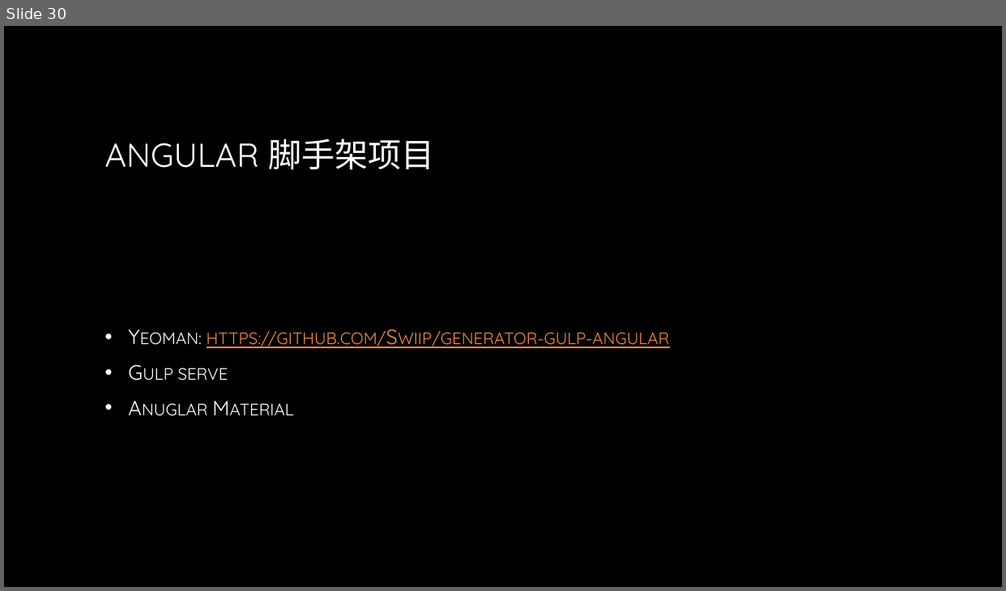
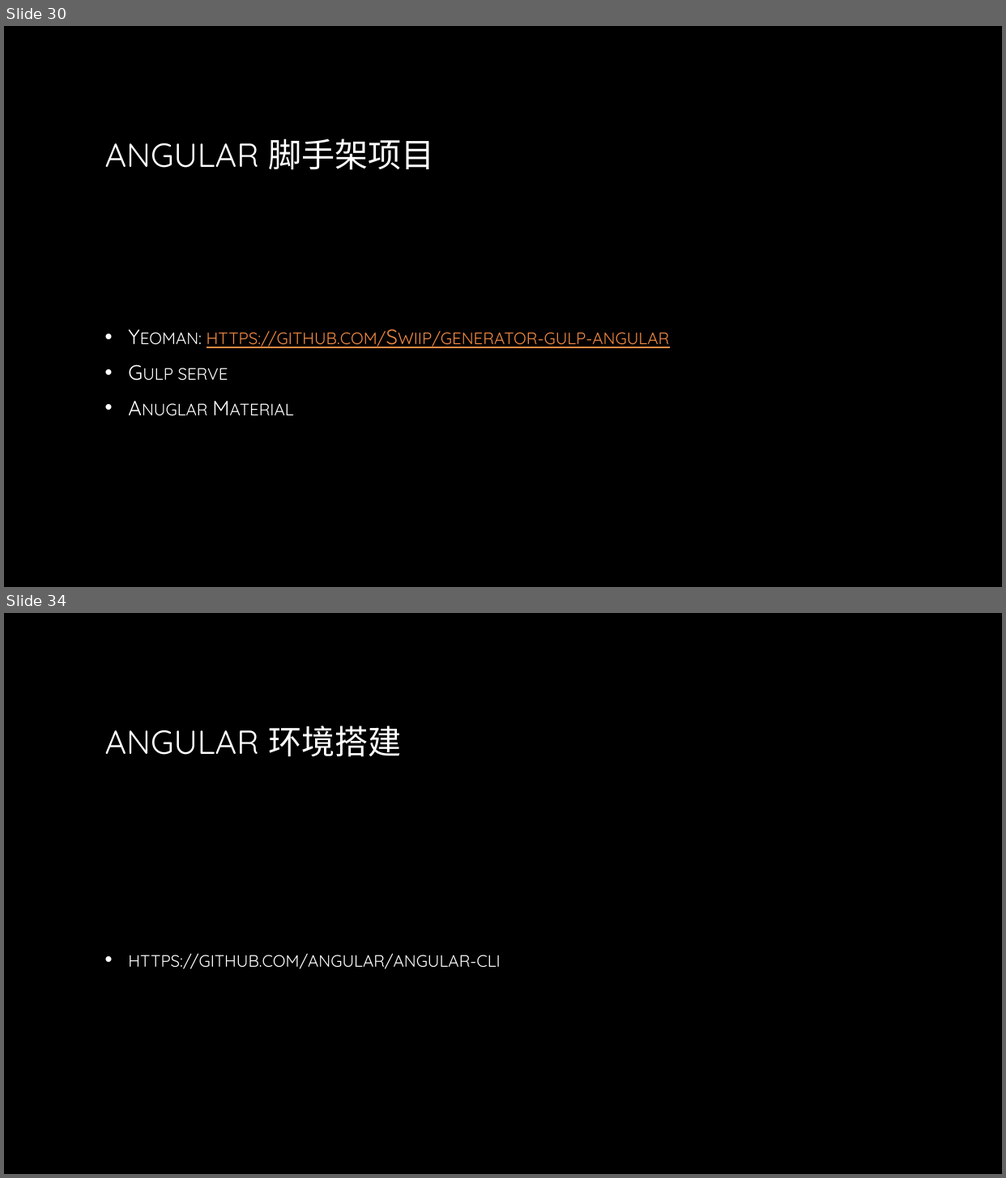
Before and after one commit to lee813/ECVFrontend, a slide deck: 前端课程.pptx. Shown one above the other, each under a label of ours: slide 30 before the commit, slides 30 and 34 after it; the slides between them are not shown. The pictures are 1006x591 and 1006x1178 pixels, drawn with LibreOffice and Linux fonts; fonts in the diff are those of the drawing; background and template pictures are left out. Boxes give left, top, right and bottom in pixels: in the first picture for what was removed or moved away, otherwise in the second. Text is boxed around its words. In the diff, an @@ line names an element or a change of style, - is before the commit and + after.

```diff
--- a/前端课程.pptx
+++ b/前端课程.pptx
@@ slide 34 added at (x1=4, y1=613, x2=1002, y2=1174), background picture (left out) @@
@@ title added at (x1=105, y1=726, x2=401, y2=757), 32 pt, text gradient #FFFFFF to #A6A6A6 @@
+ANGULAR 环境搭建
@@ text added at (x1=128, y1=953, x2=500, y2=969), 20 pt, text gradient #FFFFFF to #BFBFBF, small capitals @@
+• https://github.com/angular/angular-cli
```
Also in this commit, not shown: 5 other slides added, 1 other file.
